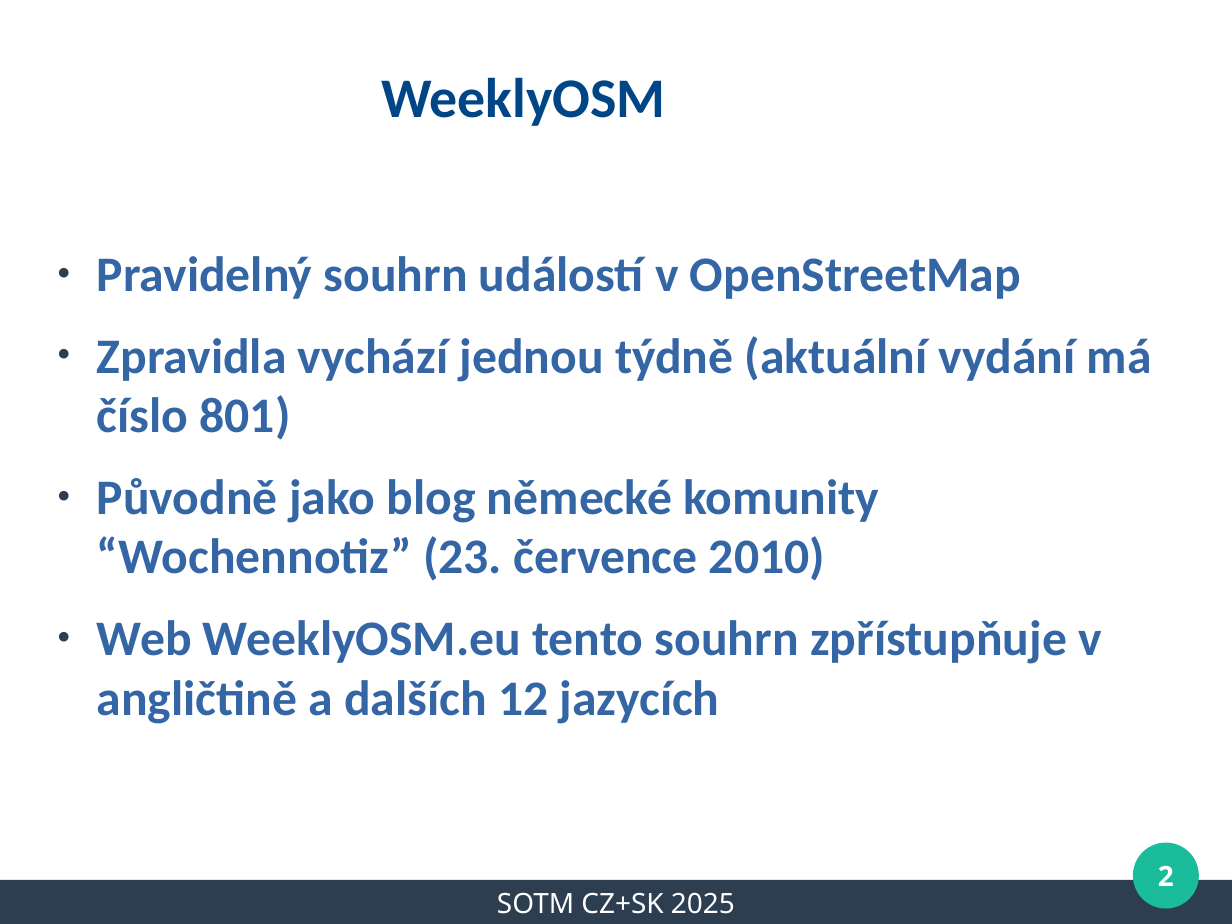
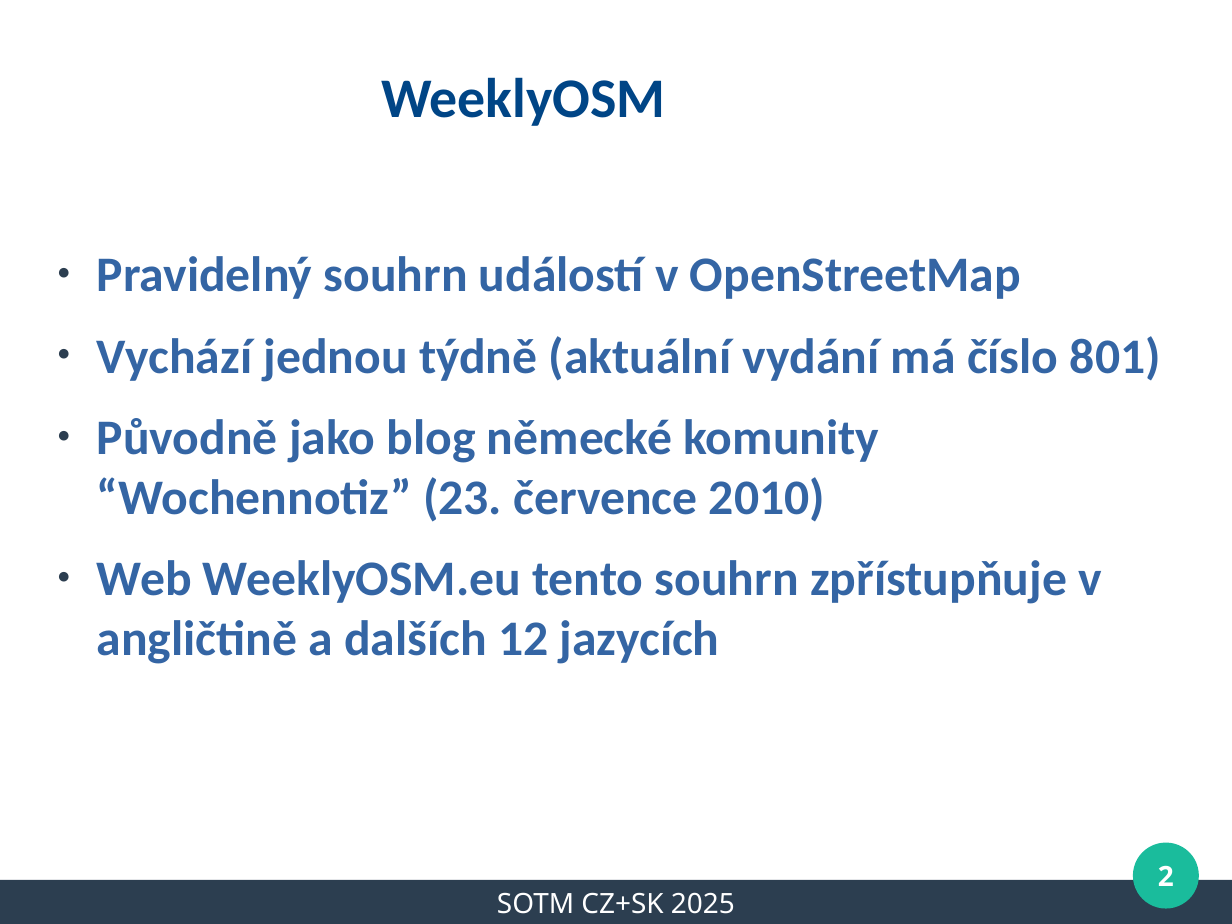
Before and after one commit to mkyral/osm, a slide deck: slide 2 of prezentace/SOTM_CZSK_2025/mkyral_WeeklyOSM_2025.odp. Drawn at 1232x924 pixels with LibreOffice and Linux fonts; fonts in the diff are those of the drawing; background and template pictures are left out. Boxes give left, top, right and bottom in pixels: in the first picture for what was removed or moved away, otherwise in the second. Text is boxed around its words. In the diff, an @@ line names an element or a change of style, - is before the commit and + after.

Commit message:
mkyral_WeeklyOSM_2025 - final version

```diff
--- a/prezentace/SOTM_CZSK_2025/mkyral_WeeklyOSM_2025.odp
+++ b/prezentace/SOTM_CZSK_2025/mkyral_WeeklyOSM_2025.odp
@@ text at (97,336,1161,382): text changed @@
-● Zpravidla vychází jednou týdně (aktuální vydání má číslo 801)
+● Vychází jednou týdně (aktuální vydání má číslo 801)
```
Also in this commit, not shown: 5 other slides changed, 1 other file.
